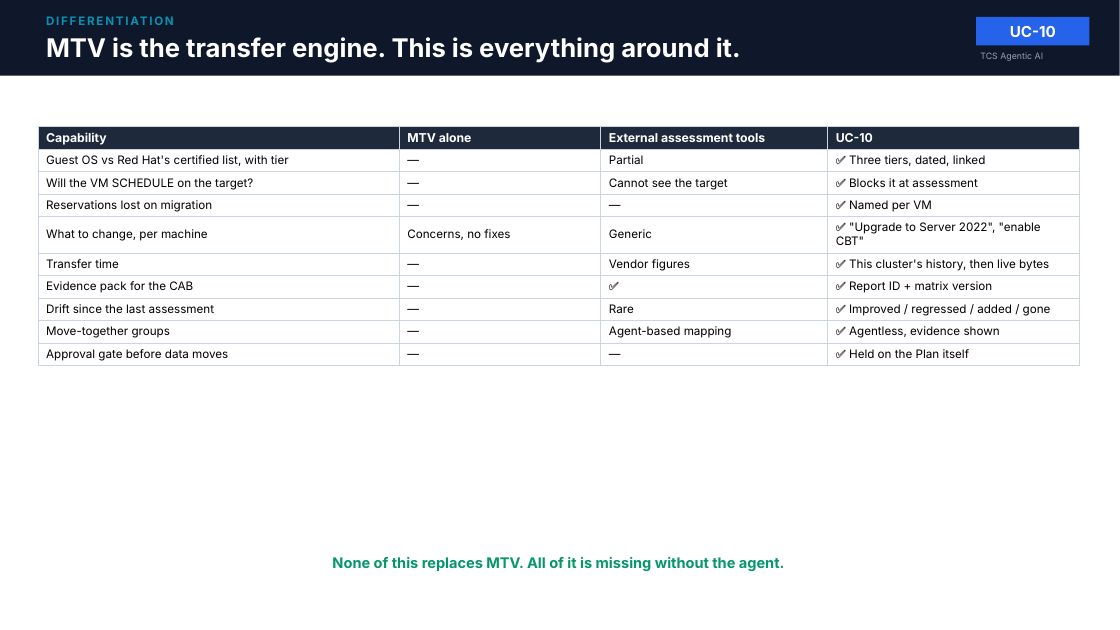
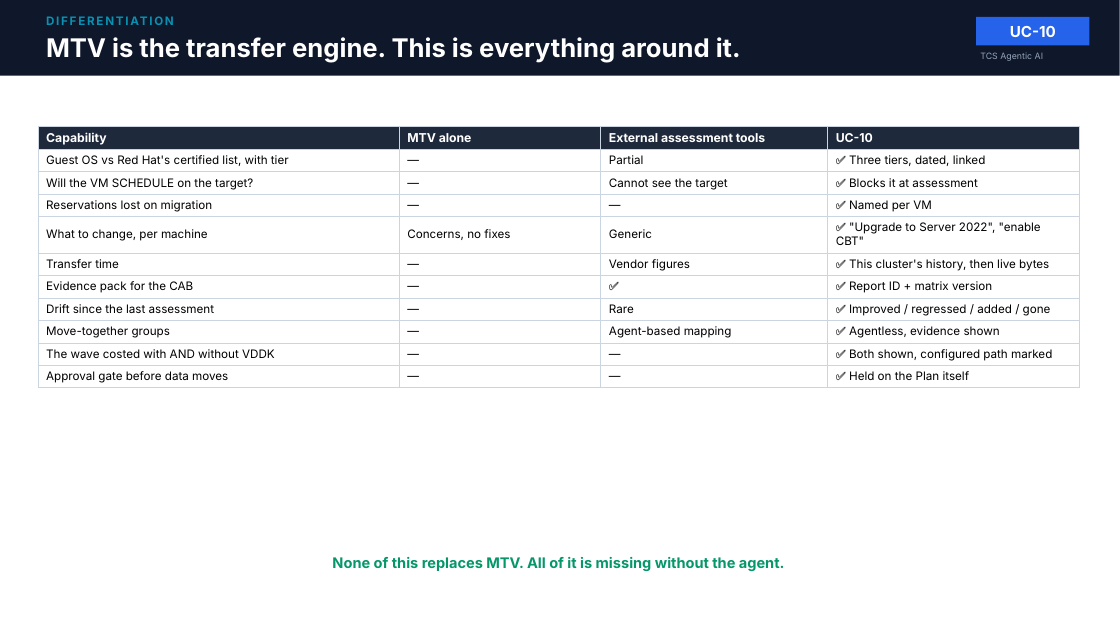
Before and after one commit to cskaruppu/Openshift-mcp-server, a slide deck: slide 9 of usecases/uc-10-vm-migration/TCS-Agentic-AI-UC10-VM-Migration.pptx. Drawn at 1120x630 pixels with LibreOffice and Linux fonts; fonts in the diff are those of the drawing. Boxes give left, top, right and bottom in pixels: in the first picture for what was removed or moved away, otherwise in the second. Text is boxed around its words. In the diff, an @@ line names an element or a change of style, - is before the commit and + after.

```diff
--- a/usecases/uc-10-vm-migration/TCS-Agentic-AI-UC10-VM-Migration.pptx
+++ b/usecases/uc-10-vm-migration/TCS-Agentic-AI-UC10-VM-Migration.pptx
@@ table at <box>38,126,1080,387</box> @@
+row 10: The wave costed with AND without VDDK | — | — | ✅ Both shown, configured path marked
```
Also in this commit, not shown: 1 slide added, 5 other files.
